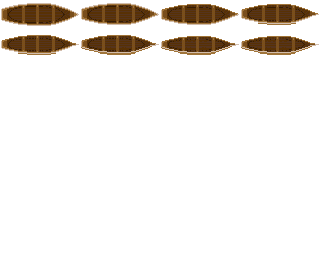
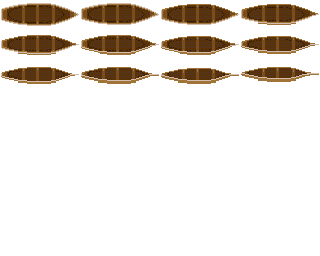
Layers edited between the first and the second 320×256 image:
added layer "11" above "10" over [241, 67, 319, 82]
added layer "10" above "9" over [161, 68, 239, 84]
added layer "9" above "8" over [81, 67, 159, 84]
added layer "8" above "7" over [1, 67, 79, 84]
painted on "7" over [241, 44, 316, 55]
